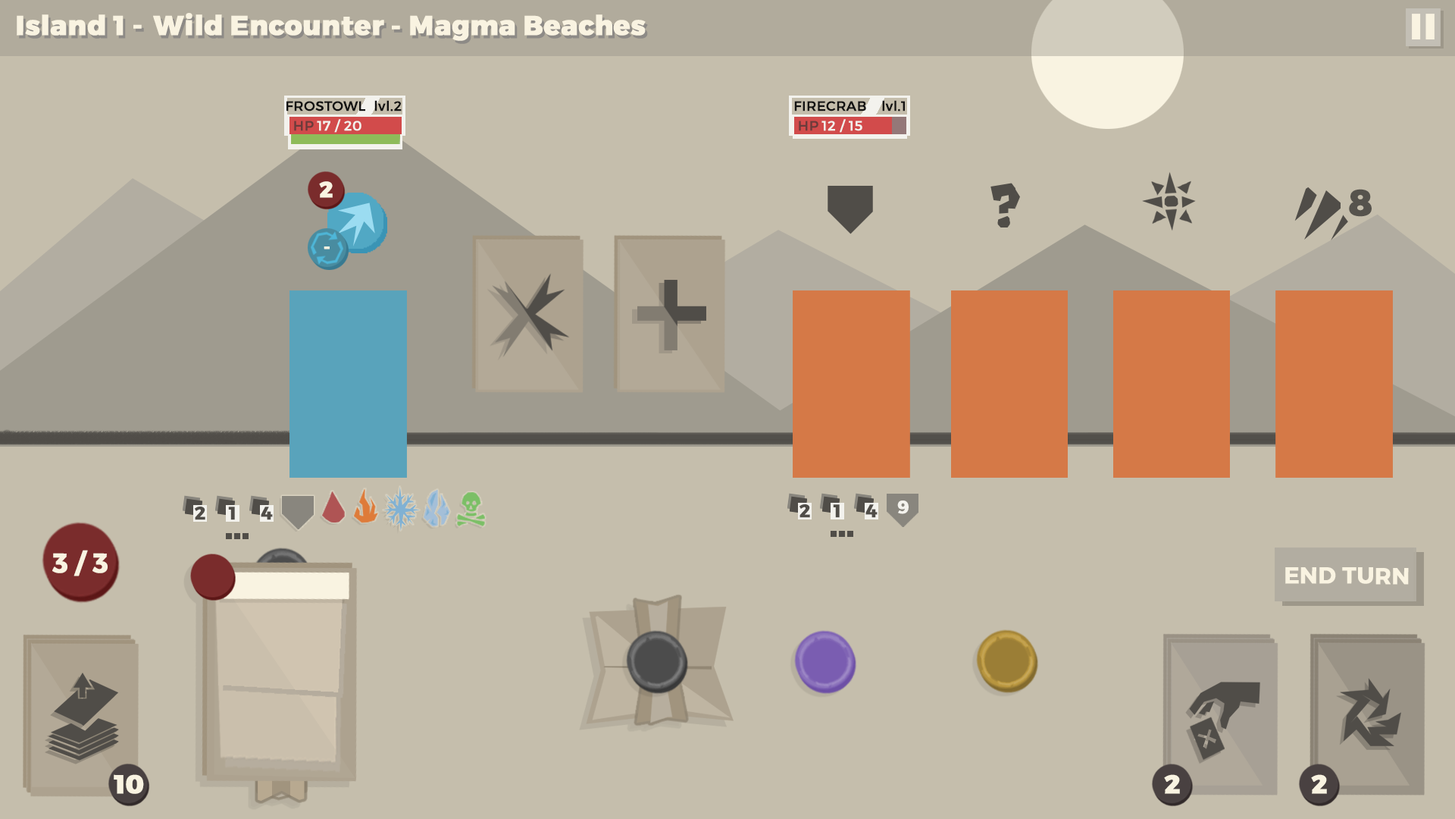
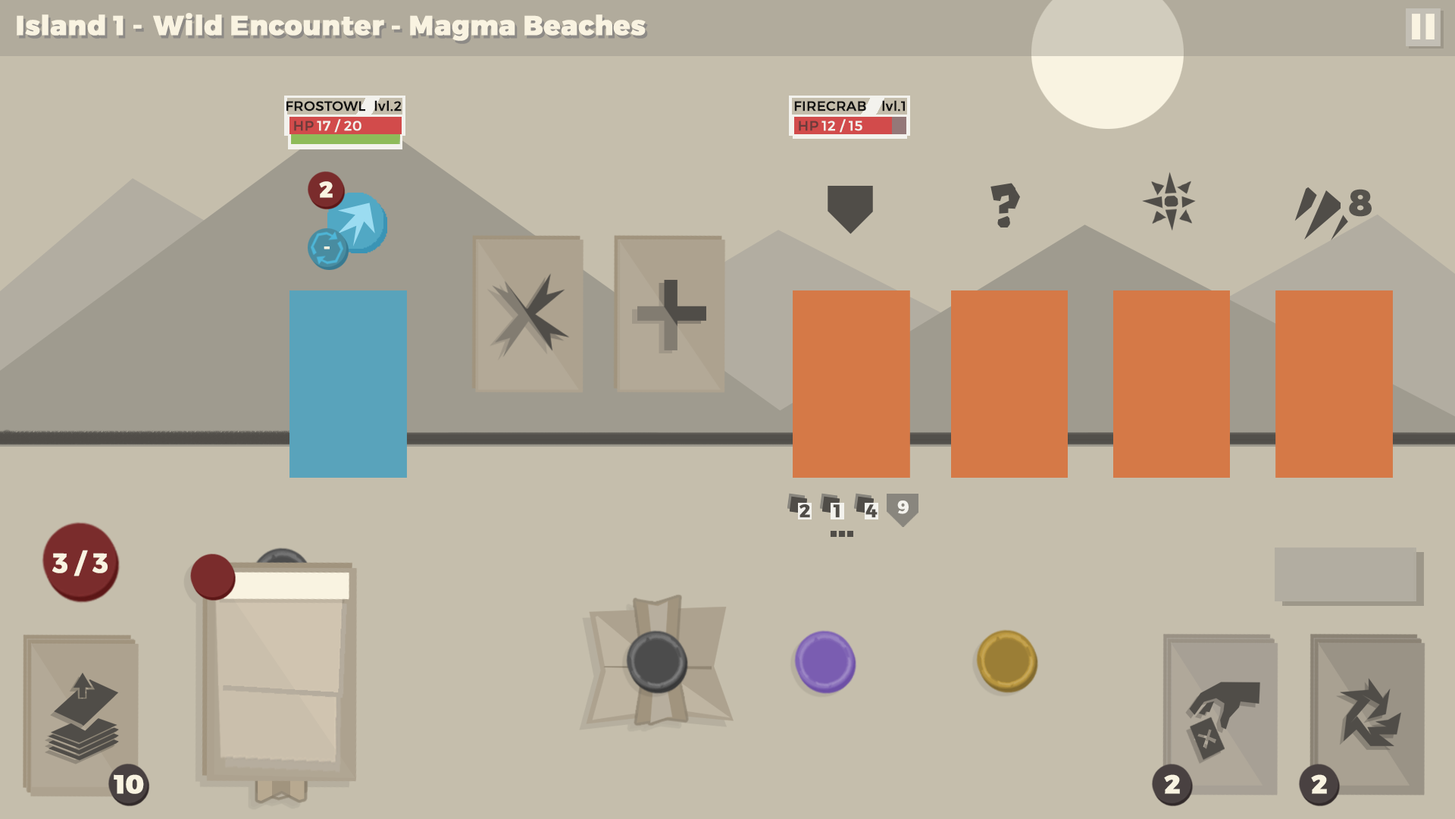
The second 1455 × 819 image is a revision of the first. Changes to its layers:
removed group "Buff/debuff" (1st of 2, in "UI_area" › "Stats_ui_Player") (34 layers) from group "Stats_ui_Player" over [182, 485, 486, 539]
removed group "GenericBuff copy 2" (1st of 2, in "UI_area" › "Stats_ui_Player" › "Buff/debuff") (3 layers) from group "Buff/debuff" over [249, 494, 274, 522]
removed group "GenericBuff copy" (1st of 2, in "UI_area" › "Stats_ui_Player" › "Buff/debuff") (3 layers) from group "Buff/debuff" over [215, 494, 240, 522]
removed group "Poison" (3 layers) from group "Buff/debuff" over [457, 491, 486, 527]
removed layer "Layer 26" from group "Poison" over [457, 491, 486, 527]
removed group "Frozen" (4 layers) from group "Buff/debuff" over [423, 488, 451, 527]
removed layer "Layer 25" from group "Frozen" over [425, 491, 449, 526]
removed layer "Layer 24" from group "Frozen" over [423, 488, 451, 527]
removed group "Chilled" (2 layers) from group "Buff/debuff" over [382, 485, 420, 531]
removed layer "Layer 25 copy 4" from group "Chilled" over [382, 485, 420, 531]
removed group "Burnt" (2 layers) from group "Buff/debuff" over [353, 488, 379, 524]
removed layer "Layer 23" (1st of 2, in "UI_area" › "Stats_ui_Player" › "Buff/debuff" › "Burnt") from group "Burnt" over [353, 488, 379, 524]
removed group "Bleed" (2 layers) from group "Buff/debuff" over [322, 490, 345, 524]
removed layer "Layer 23" (2nd of 2, in "UI_area" › "Stats_ui_Player" › "Buff/debuff" › "Bleed") from group "Bleed" over [322, 490, 345, 524]
removed group "Armor" (1st of 2, in "UI_area" › "Stats_ui_Player" › "Buff/debuff") (2 layers) from group "Buff/debuff" over [281, 495, 314, 530]
removed layer "ArmorStat" (1st of 2, in "UI_area" › "Stats_ui_Player" › "Buff/debuff" › "Armor") from group "Armor" over [281, 495, 314, 530]
hid "END TURN" over [1285, 566, 1410, 585]
…and 11 more changes (11 removed)
